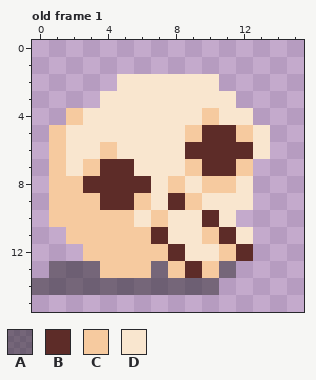
Pixel-art file: Assets/UI/Misc/skull icon.aseprite. The first picture shows the starting point.
16x16 pixels, 1 frame. Shown: old frame 1.
Palette (. is transparent): A #13131372  B #5d2c28  C #f6ca9f  D #f9e6cf
After:
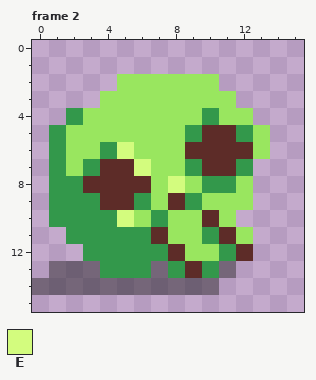
Colours new in this view: E #d3fc7e
A new or re-ordered frame is compared with the old frame closest to it.
The exact change:
frames 1 -> 2
Colour C changes from #f6ca9f to #33984b.
Colour D changes from #f9e6cf to #99e65f.
Frame 2 is new; against old frame 1, layers "Layer 2", "Layer 1":
Colour E replaces colour C in row 8 at x 8; in row 10 at x 5.
Colour E replaces colour D in row 6 at x 5; in row 7 at x 6.
Pixel boxes of the changes (left, top, right, bottom) in both pictures:
changed: (49, 74, 270, 278)
